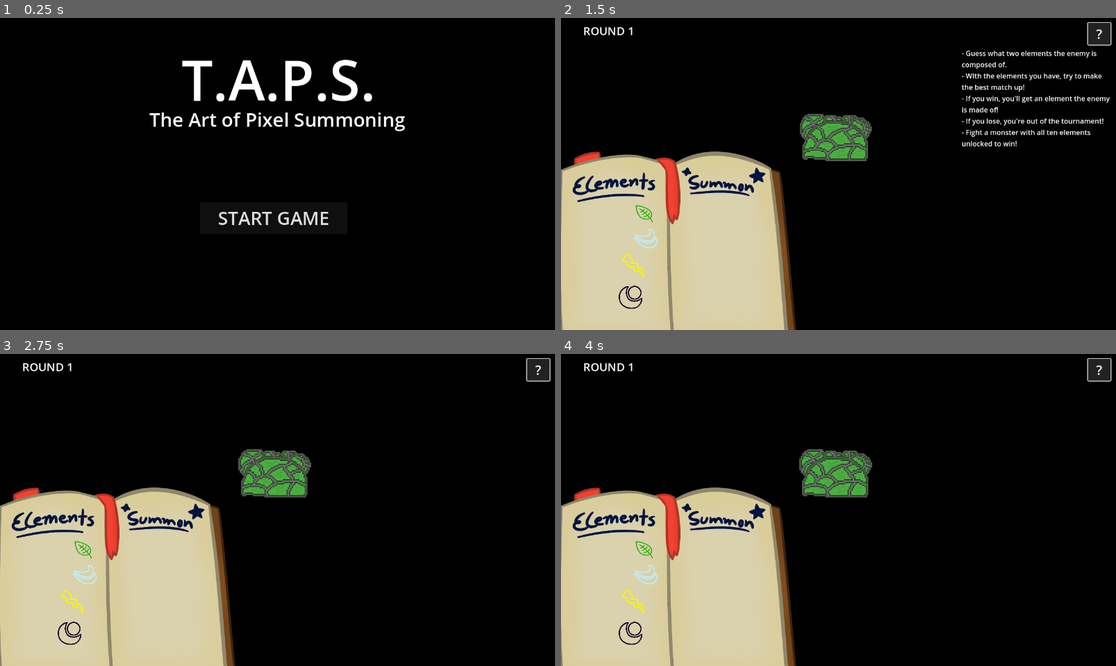
Above: before the commit, frames 1-4 (two rows, left to right).
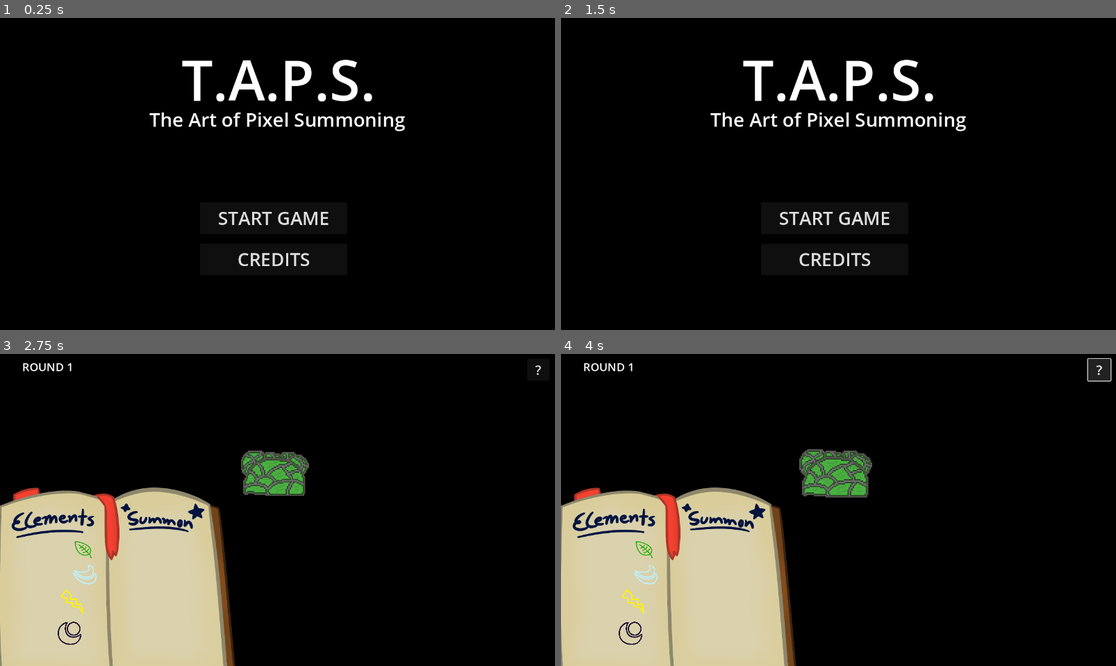
Above: after the commit, the same moments.

Repository: DigiDuncan/DPNJam1
Game: Godot game, scene res://menu.tscn
The game is run twice, just before and just after one commit, with the same random seed, the same clock (stepped at 60 frames per second) and the same inputs.
Inputs:
- Up to frame 1 (0.25 s): no input
- Up to frame 2 (1.5 s): click "START GAME" (after the commit: "CREDITS") at 0.5 s; click "?" (after the commit: "BACK") at 1.25 s
- Up to frame 3 (2.75 s): click "?" (after the commit: "START GAME") at 2 s
- Up to frame 4 (4 s): click "?" at 2.75 s; click "?" at 3.5 s

The runs differ from the first frame. In frame 1, 0.3% of the frame differs, in the area x 42-56%, y 75-80%; in frame 2, 29%, in the area x 0-100%, y 1-100%; in frame 3, 1.1%; in frame 4, nothing differs.

Commit message:
add credits

Diff:
--- /dev/null
+++ b/BackButton.gd
@@ -0,0 +1,15 @@
+extends Button
+
+
+# Called when the node enters the scene tree for the first time.
+func _ready():
+	pass # Replace with function body.
+
+
+# Called every frame. 'delta' is the elapsed time since the previous frame.
+func _process(delta):
+	pass
+
+
+func _on_pressed():
+	get_tree().change_scene_to_file("res://menu.tscn")
--- /dev/null
+++ b/CreditsButton.gd
@@ -0,0 +1,15 @@
+extends Button
+
+
+# Called when the node enters the scene tree for the first time.
+func _ready():
+	pass # Replace with function body.
+
+
+# Called every frame. 'delta' is the elapsed time since the previous frame.
+func _process(delta):
+	pass
+
+
+func _on_pressed():
+	get_tree().change_scene_to_file("res://credits.tscn")
--- /dev/null
+++ b/credits.tscn
@@ -0,0 +1,63 @@
+[gd_scene load_steps=4 format=3 uid="uid://dp2irg52we65p"]
+
+[ext_resource type="Script" path="res://BackButton.gd" id="1_epuso"]
+[ext_resource type="Texture2D" uid="uid://dj08t07ghfl0g" path="res://Background.png" id="2_mnarm"]
+[ext_resource type="Script" path="res://Background.gd" id="3_331wy"]
+
+[node name="Menu" type="Node2D"]
+
+[node name="TitleLabel" type="Label" parent="."]
+offset_top = -1.0
+offset_right = 1283.0
+offset_bottom = 287.0
+theme_override_font_sizes/font_size = 128
+text = "T.A.P.S."
+horizontal_alignment = 1
+vertical_alignment = 1
+
+[node name="SubtitleLabel" type="Label" parent="."]
+offset_left = -3.0
+offset_top = 185.0
+offset_right = 1281.0
+offset_bottom = 285.0
+theme_override_font_sizes/font_size = 44
+text = "The Art of Pixel Summoning"
+horizontal_alignment = 1
+vertical_alignment = 1
+
+[node name="SubtitleLabel2" type="Label" parent="."]
+offset_left = -3.0
+offset_top = 309.0
+offset_right = 1281.0
+offset_bottom = 621.0
+theme_override_font_sizes/font_size = 30
+text = "Concept by DefinitelyNotGes
+Programming by DigiDuncan and Arceus3251
+with help from DragonMoffon
+Pixel Art by Mikapara and Pakoopara
+Cartoon Art by JadeTheSlime
+with Animation by 4Bakers
+Music by Pakoopara"
+horizontal_alignment = 1
+vertical_alignment = 1
+
+[node name="BackButton" type="Button" parent="."]
+offset_left = 461.0
+offset_top = 636.0
+offset_right = 800.0
+offset_bottom = 709.0
+theme_override_font_sizes/font_size = 42
+text = "BACK"
+script = ExtResource("1_epuso")
+
+[node name="Background" type="Sprite2D" parent="."]
+modulate = Color(0.65098, 0.65098, 0.65098, 1)
+z_index = -10
+position = Vector2(639, 381)
+scale = Vector2(0.368441, 0.368441)
+texture = ExtResource("2_mnarm")
+hframes = 5
+script = ExtResource("3_331wy")
+metadata/_edit_lock_ = true
+
+[connection signal="pressed" from="BackButton" to="BackButton" method="_on_pressed"]
--- a/menu.tscn
+++ b/menu.tscn
@@ -1,7 +1,8 @@
-[gd_scene load_steps=4 format=3 uid="uid://dp2irg52we65p"]
+[gd_scene load_steps=5 format=3 uid="uid://cac1cooti63vc"]
 
 [ext_resource type="Script" path="res://MainMenuButton.gd" id="1_8asid"]
 [ext_resource type="Texture2D" uid="uid://dj08t07ghfl0g" path="res://Background.png" id="1_n8p0p"]
+[ext_resource type="Script" path="res://CreditsButton.gd" id="2_d2gsq"]
 [ext_resource type="Script" path="res://Background.gd" id="2_j7lj6"]
 
 [node name="Menu" type="Node2D"]
@@ -34,6 +35,15 @@
 text = "START GAME"
 script = ExtResource("1_8asid")
 
+[node name="CreditsButton" type="Button" parent="."]
+offset_left = 461.0
+offset_top = 521.0
+offset_right = 800.0
+offset_bottom = 594.0
+theme_override_font_sizes/font_size = 42
+text = "CREDITS"
+script = ExtResource("2_d2gsq")
+
 [node name="Background" type="Sprite2D" parent="."]
 modulate = Color(0.65098, 0.65098, 0.65098, 1)
 z_index = -10
@@ -45,3 +55,4 @@
 metadata/_edit_lock_ = true
 
 [connection signal="pressed" from="MainMenuButton" to="MainMenuButton" method="_on_pressed"]
+[connection signal="pressed" from="CreditsButton" to="CreditsButton" method="_on_pressed"]
